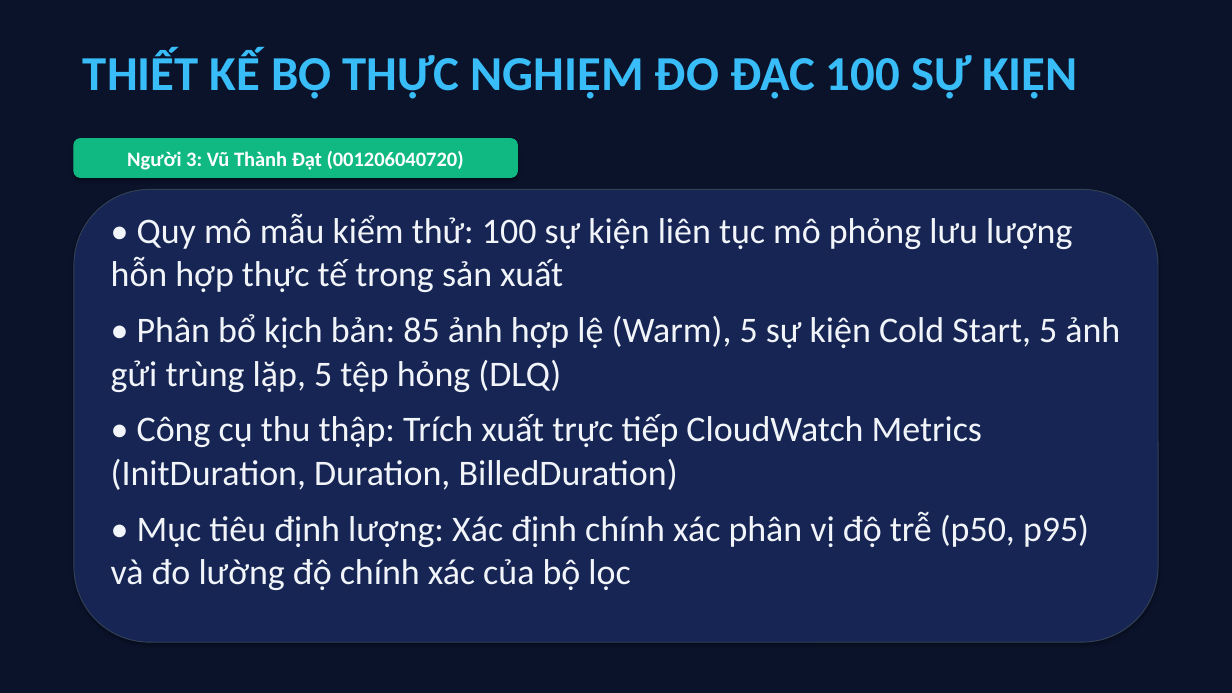
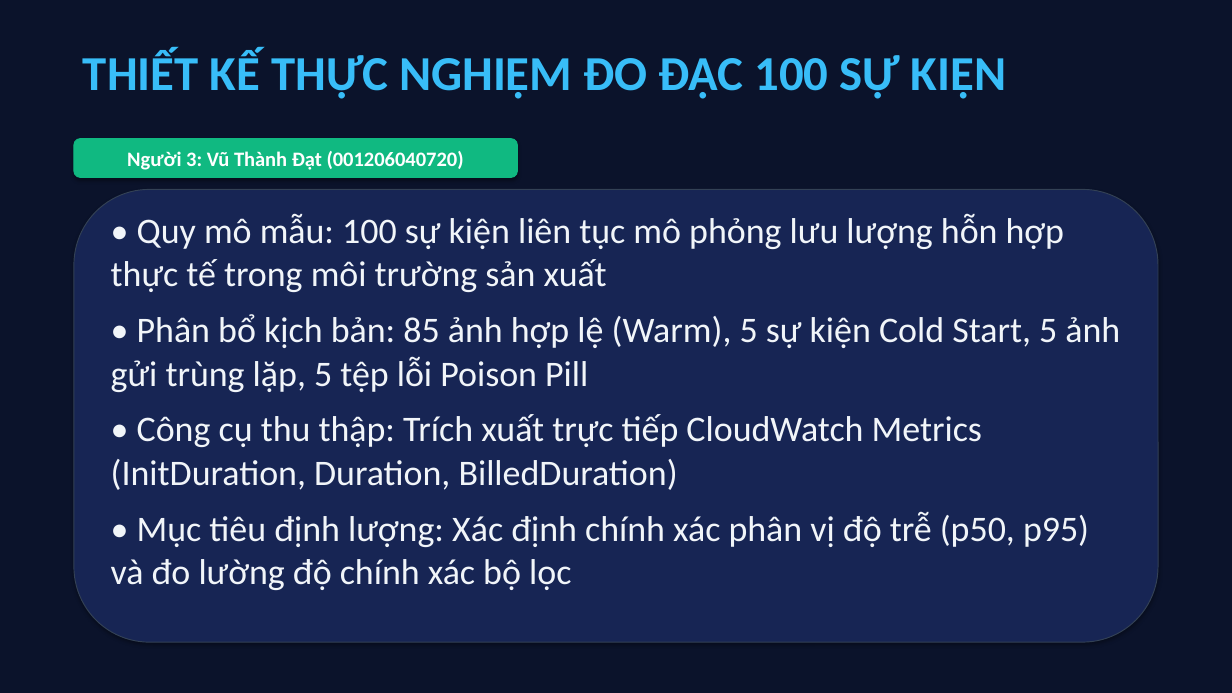
Before and after one commit to datdanghoccode/DTDM_XuLyAnh_Serverless, a slide deck: slide 9 of docs/DTDM_ThuyetTrinh_DeTai9.pptx (slide 17 before the commit). Drawn at 1232x693 pixels with LibreOffice and Linux fonts; fonts in the diff are those of the drawing. Boxes give left, top, right and bottom in pixels: in the first picture for what was removed or moved away, otherwise in the second. Text is boxed around its words. In the diff, an @@ line names an element or a change of style, - is before the commit and + after.

```diff
--- a/docs/DTDM_ThuyetTrinh_DeTai9.pptx
+++ b/docs/DTDM_ThuyetTrinh_DeTai9.pptx
@@ text at (83, 50, 1007, 99): text changed @@
-THIẾT KẾ BỘ THỰC NGHIỆM ĐO ĐẠC 100 SỰ KIỆN
+THIẾT KẾ THỰC NGHIỆM ĐO ĐẠC 100 SỰ KIỆN
@@ text at (111, 214, 1120, 392): text changed @@
-• Quy mô mẫu kiểm thử: 100 sự kiện liên tục mô phỏng lưu lượng hỗn hợp thực tế trong sản xuất
-• Phân bổ kịch bản: 85 ảnh hợp lệ (Warm), 5 sự kiện Cold Start, 5 ảnh gửi trùng lặp, 5 tệp hỏng (DLQ)
+• Quy mô mẫu: 100 sự kiện liên tục mô phỏng lưu lượng hỗn hợp thực tế trong môi trường sản xuất
+• Phân bổ kịch bản: 85 ảnh hợp lệ (Warm), 5 sự kiện Cold Start, 5 ảnh gửi trùng lặp, 5 tệp lỗi Poison Pill
@@ text at (111, 511, 1089, 590): text changed @@
-• Mục tiêu định lượng: Xác định chính xác phân vị độ trễ (p50, p95) và đo lường độ chính xác của bộ lọc
+• Mục tiêu định lượng: Xác định chính xác phân vị độ trễ (p50, p95) và đo lường độ chính xác bộ lọc
```
Also in this commit, not shown: 11 other slides changed, 1 slide added, 12 slides removed.
